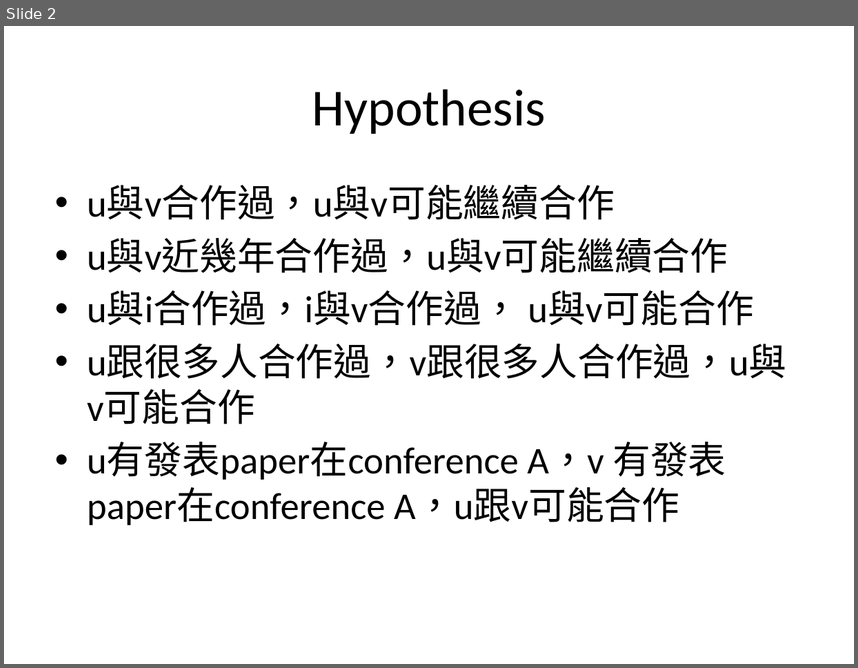
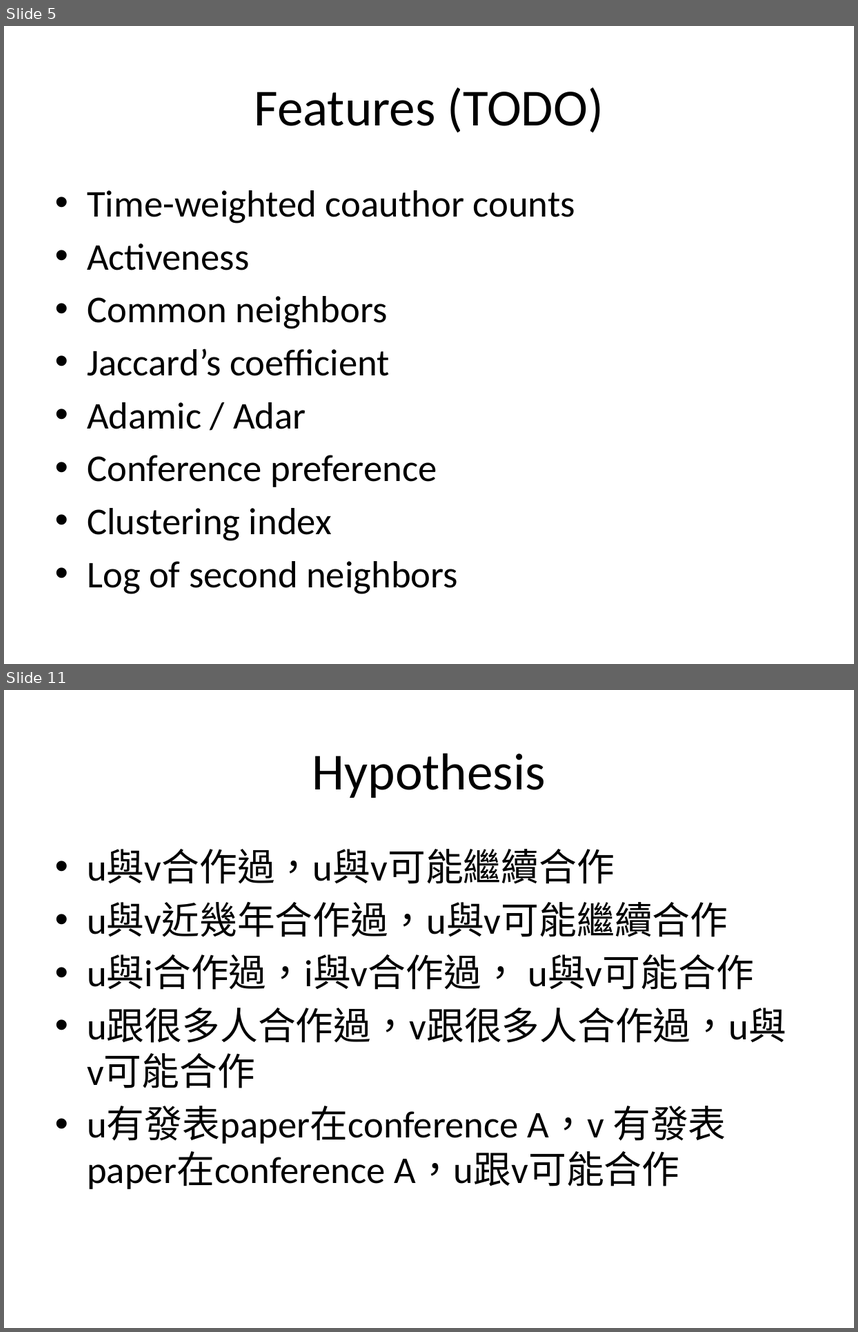
Before and after one commit to yftung7/2014_DM_Project, a slide deck: Project/Readme_v2.pptx. Shown one above the other, each under a label of ours: slide 2 before the commit, slides 5 and 11 after it; the slides between them are not shown. The pictures are 858x668 and 858x1332 pixels, drawn with LibreOffice and Linux fonts; fonts in the diff are those of the drawing. Boxes give left, top, right and bottom in pixels: in the first picture for what was removed or moved away, otherwise in the second. Text is boxed around its words. In the diff, an @@ line names an element or a change of style, - is before the commit and + after.

```diff
--- a/Project/Readme_v2.pptx
+++ b/Project/Readme_v2.pptx
@@ slide 5 added at (4,26,854,664), background #FFFFFF @@
@@ title added at (254,87,604,133), 44 pt, text #000000 @@
+Features (TODO)
@@ text added at (87,190,575,594), 32 pt, text #000000 @@
+• Time-weighted coauthor counts
+• Activeness
+• Common neighbors
+• Jaccard’s coefficient
+• Adamic / Adar
+• Conference preference
+• Clustering index
+• Log of second neighbors
@@ what was slide 2 is now slide 11 @@
```
Also in this commit, not shown: 9 other slides added, 1 slide removed.
